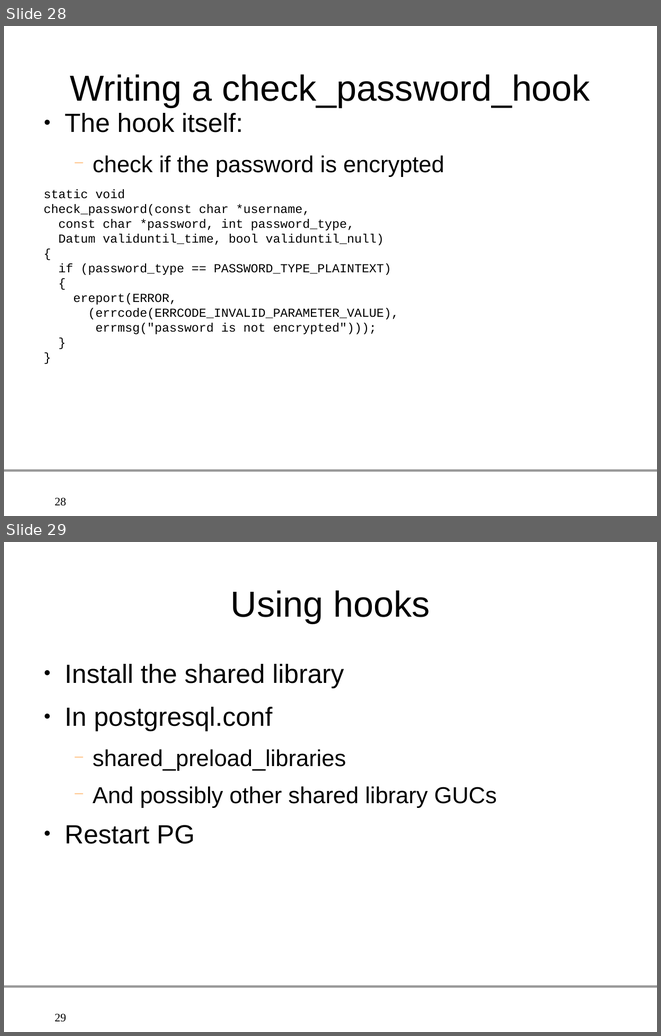
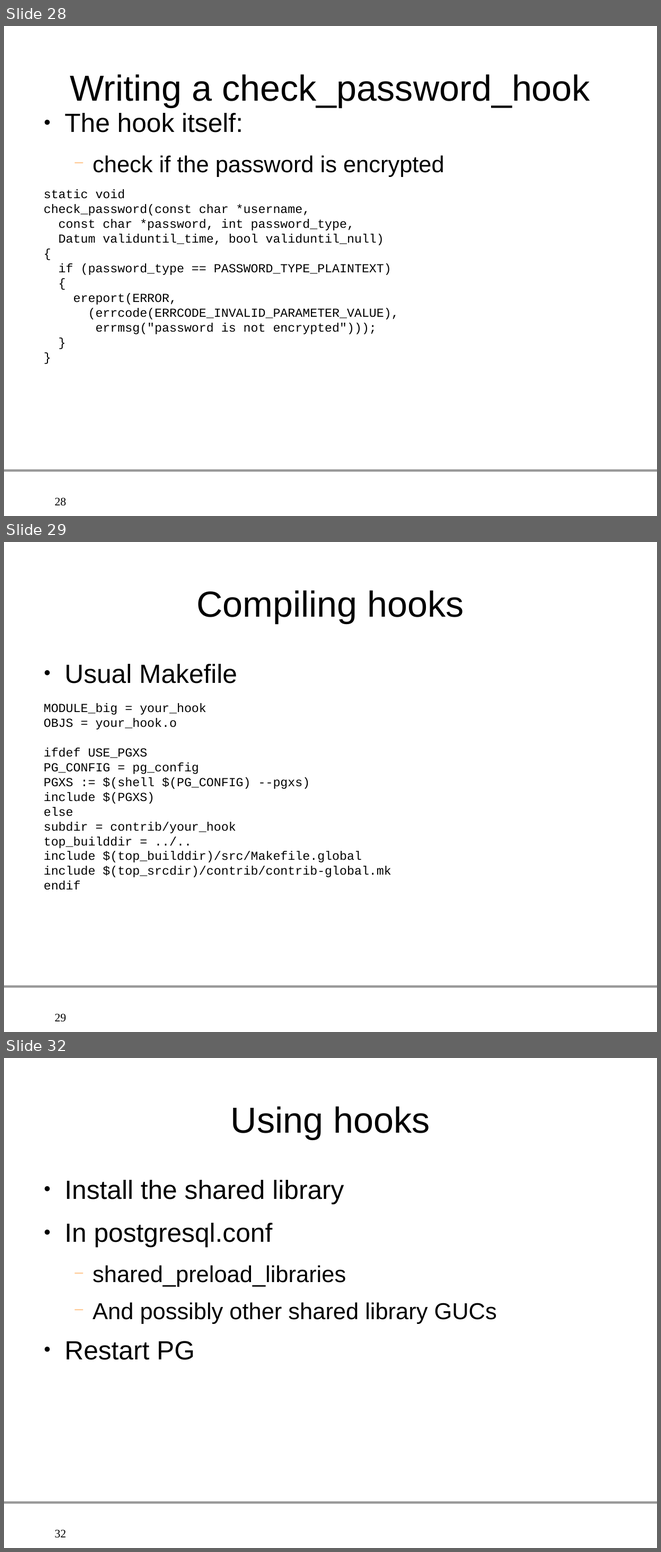
Before and after one commit to gleu/Hooks-in-PostgreSQL, a slide deck: hooks_in_postgresql.odp. Shown one above the other, each under a label of ours: slides 28 and 29 before the commit, slides 28, 29 and 32 after it; the slides between them are not shown. The pictures are 661x1036 and 661x1552 pixels, drawn with LibreOffice and Linux fonts; fonts in the diff are those of the drawing; background and template pictures are left out. Boxes give left, top, right and bottom in pixels: in the first picture for what was removed or moved away, otherwise in the second. Text is boxed around its words. In the diff, an @@ line names an element or a change of style, - is before the commit and + after.

Commit message:
Compiling and installing hooks from source

```diff
--- a/hooks_in_postgresql.odp
+++ b/hooks_in_postgresql.odp
@@ slide 29 added at (x1=4, y1=542, x2=657, y2=1032), background #FFFFFF; not listed: 2 template elements that a slide beside it also shows @@
@@ title added at (x1=196, y1=590, x2=464, y2=624), 44 pt, text #000000 @@
+Compiling hooks
@@ text added at (x1=44, y1=664, x2=391, y2=890), 15 pt, text #000000 @@
+● Usual Makefile
+MODULE_big = your_hook
+OBJS = your_hook.o
+ifdef USE_PGXS
+PG_CONFIG = pg_config
+PGXS := $(shell $(PG_CONFIG) --pgxs)
+include $(PGXS)
+else
+subdir = contrib/your_hook
+top_builddir = ../..
+include $(top_builddir)/src/Makefile.global
+include $(top_srcdir)/contrib/contrib-global.mk
+endif
@@ what was slide 29 is now slide 32 @@
@@ page number at (x1=55, y1=1530, x2=67, y2=1538): text changed @@
-29
+32
```
Also in this commit, not shown: 2 other slides added.
